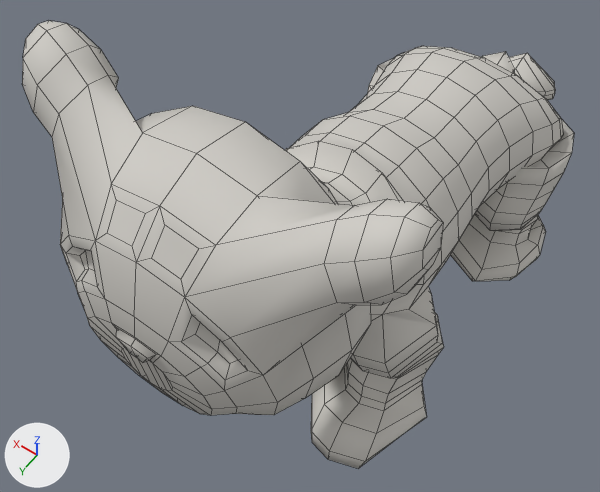
The Blender file art/blender/lion_cage.blend, before and after one commit.
Both versions are drawn from a 50 mm lens placed at (-0.458, 0.944, 1.459), pointed at (0.062, 0.215, 0.314). The lights are fixed; the arrows at lower left show +X, +Y and +Z. The first picture is the older version. Mesh edges are drawn as thin lines.

Names of what the first picture shows: 'LionCage'.
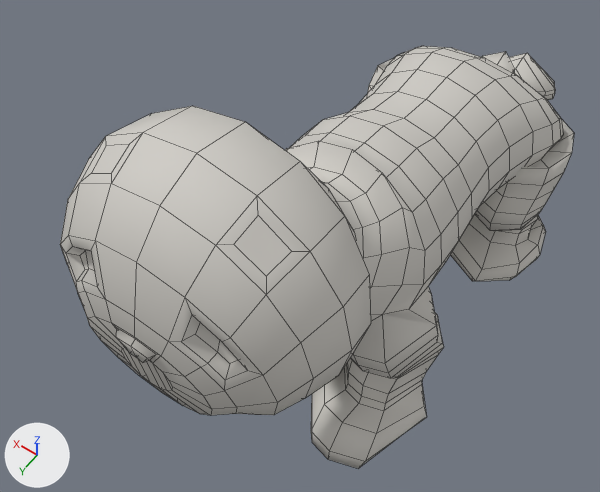
Changed parts and their boxes [x1, y1, x2, y2] in the pictures (600 x 492 px):
```json
{"object": "LionCage", "change": "reshaped", "before": [22, 21, 574, 468], "after": [60, 46, 574, 468], "on screen": "7% narrower"}
{"part": 1, "of": "me_lioncage", "change": "cut back", "before": [22, 21, 443, 375], "after": [60, 133, 343, 375]}
```

The change, as JSON lines over the scene's bpy script:
```json
{"block": "me_lioncage", "where": "# used by ob_lioncage; location = (0.0, 0.0, 0.0)"}
{"op": "remove", "block": "me_lioncage", "code": "me_lioncage.from_pydata(...)  # 999 vertices, 997 faces; spans x -0.277..0.277, y -0.657..0.644, z 0.004..0.85"}
{"op": "add", "block": "me_lioncage", "code": "me_lioncage.from_pydata(...)  # 937 vertices, 935 faces; spans x -0.244..0.244, y -0.657..0.644, z 0.004..0.812"}
{"block": "me_lioncage", "change": "me_lioncage part 1"}
{"block": "me_lioncage", "change": "70 vertices are removed from x -0.277..0.277, y 0.421..0.597, z 0.713..0.85"}
{"block": "me_lioncage", "change": "80 faces are deleted"}
{"block": "me_lioncage", "change": "2 vertices move from x -0.059..0.059, y 0.568, z 0.766 to x -0.088..0.088, y 0.545, z 0.771"}
{"block": "me_lioncage", "change": "8 vertices are added at x -0.137..0.137, y 0.507..0.556, z 0.733..0.784"}
{"block": "me_lioncage", "change": "18 new faces join them"}
```
